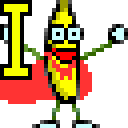
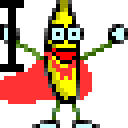
Layered file, before and after one edit (128 × 128). Changes by layer:
painted on "Transformation copy" over [0, 0, 32, 80]
